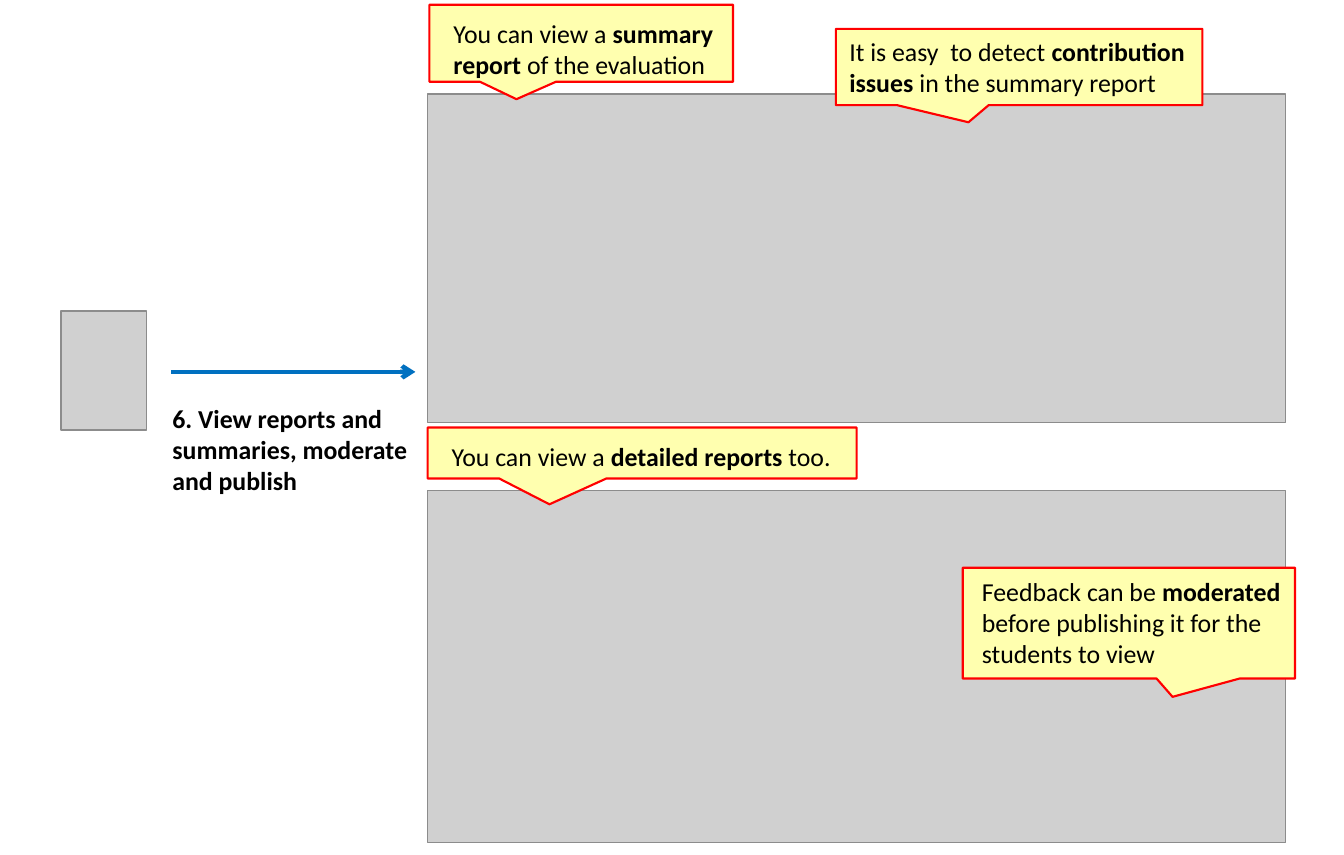
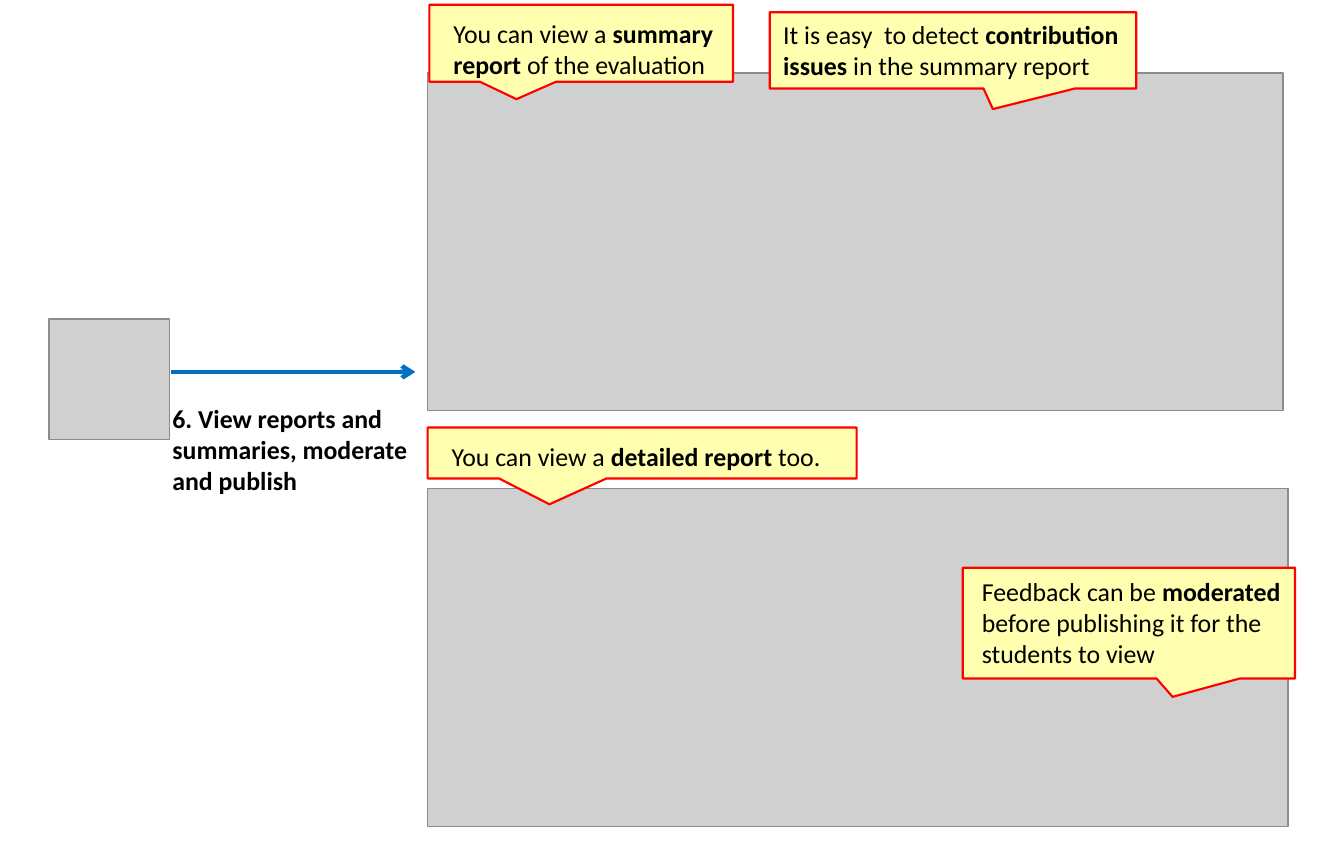
Before and after one commit to Nalinc/nalinchhibber-teammates, a slide deck: slide 1 of doc/mockups/features-screenshots/feature6-Reports.pptx. Drawn at 1344x855 pixels with LibreOffice and Linux fonts; fonts in the diff are those of the drawing; grey boxes stand for pictures. Boxes give left, top, right and bottom in pixels: in the first picture for what was removed or moved away, otherwise in the second. Text is boxed around its words. In the diff, an @@ line names an element or a change of style, - is before the commit and + after.

Commit message:
Updating the feature page Issue 258. Revised edition of the feature page

```diff
--- a/doc/mockups/features-screenshots/feature6-Reports.pptx
+++ b/doc/mockups/features-screenshots/feature6-Reports.pptx
@@ text "It is easy to detect ...": place and size @@
-text "It is easy to detect ..." at box(849, 43, 1185, 96)
+text "It is easy to detect ..." at box(783, 26, 1118, 79)
@@ speech box: place and size @@
-speech box at box(837, 29, 1203, 106)
+speech box at box(770, 12, 1136, 88)
@@ speech box at box(770, 12, 1136, 88): proportions changed @@
@@ picture: place and size @@
-picture at box(428, 95, 1287, 424)
+picture at box(428, 73, 1283, 411)
@@ picture: place and size @@
-picture at box(61, 310, 146, 430)
+picture at box(50, 320, 171, 441)
@@ text at box(452, 448, 820, 470): text changed @@
-You can view a detailed reports too.
+You can view a detailed report too.
@@ picture: place and size @@
-picture at box(428, 490, 1287, 843)
+picture at box(428, 489, 1288, 827)
```
Also in this commit, not shown: 16 other files.
